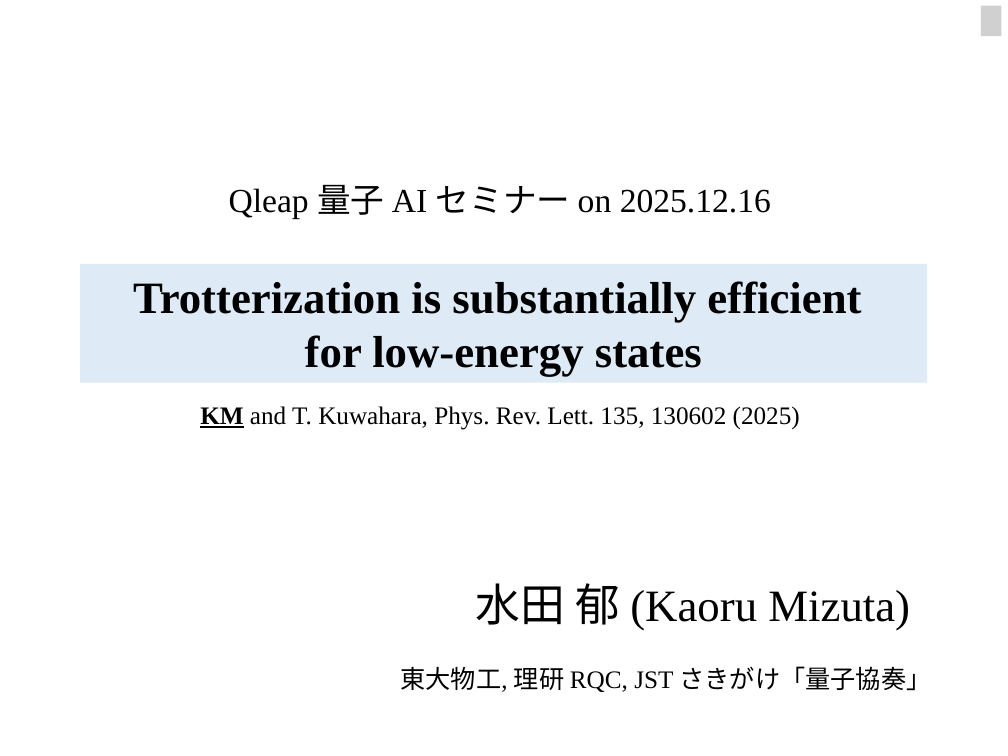
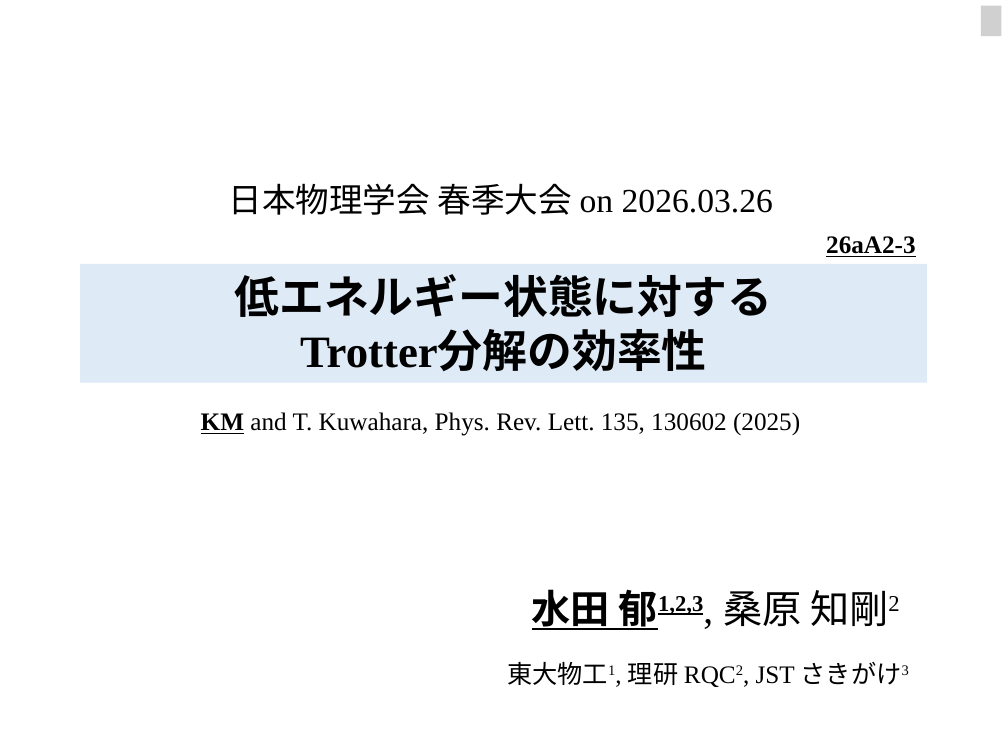
Before and after one commit to K-Mizuta/UTokyo2026, a slide deck: slide 1 of Conference/2603_日本物理学会/日本物理学会.pptx. Drawn at 1008x756 pixels with LibreOffice and Linux fonts; fonts in the diff are those of the drawing; grey boxes stand for pictures. Boxes give left, top, right and bottom in pixels: in the first picture for what was removed or moved away, otherwise in the second. Text is boxed around its words. In the diff, an @@ line names an element or a change of style, - is before the commit and + after.

```diff
--- a/Conference/2603_日本物理学会/日本物理学会.pptx
+++ b/Conference/2603_日本物理学会/日本物理学会.pptx
@@ text at (229,183,773,215): text changed @@
-Qleap 量子 AI セミナー on 2025.12.16
+日本物理学会 春季大会 on 2026.03.26
@@ text added at (826,236,916,257), 18 pt, text #000000, bold, underline @@
+26aA2-3
@@ text in rectangle at (234,274,772,371): text changed @@
-Trotterization is substantially efficient
-for low-energy states
+低エネルギー状態に対する
+Trotter分解の効率性
@@ text "KM and T. Kuwahara, Phys. ...": place and size @@
-text "KM and T. Kuwahara, Phys. ..." at (200,406,800,430)
+text "KM and T. Kuwahara, Phys. ..." at (201,412,800,436)
@@ text at (532,589,899,630): text changed; size 32 to 28 pt; bold on @@
-水田 郁 (Kaoru Mizuta)
+水田 郁1,2,3, 桑原 知剛2
@@ text at (507,662,909,685): text changed @@
-東大物工, 理研 RQC, JST さきがけ「量子協奏」
+東大物工1, 理研 RQC2, JST さきがけ3
```
Also in this commit, not shown: 3 other slides changed, 13 slides added, 24 slides removed, 2 other files.
